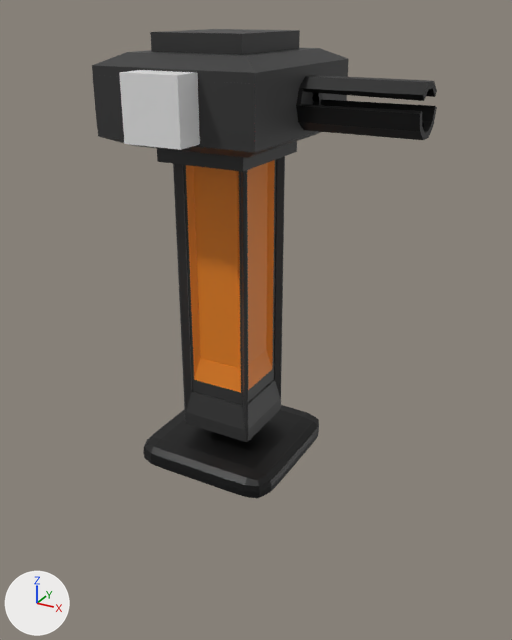
The FBX model Assets/EnemyModels/SecurityBot/SecurityRBot.fbx, before and after one commit.
Both versions are drawn from a 50 mm lens placed at (2.22, -3.71, 2.13), pointed at (0.24, -0.11, 0.33). Every picture has the same lights, and +X, +Y and +Z are marked at lower left. Where no turn or scale is listed for an object, it has been applied to the vertices.

The first picture shows 'Body', 'RailGun', 'Wheels'.
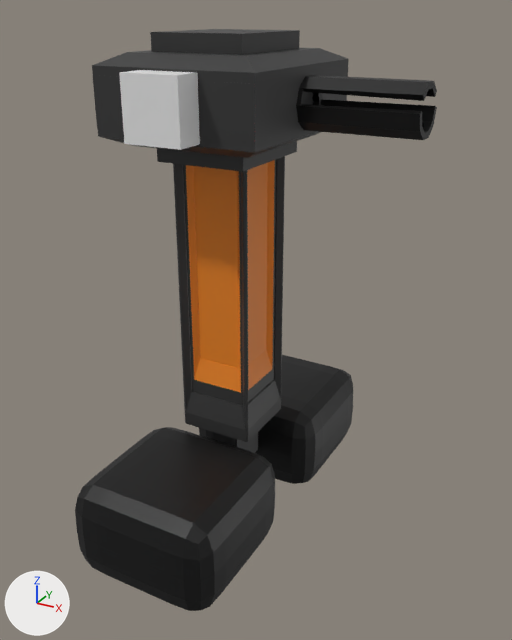
Pixel boxes (x1, y1, x2, y2) of what changed, in the pictures (512 x 640 px):
'Wheels', moved, rescaled: before (143, 405, 319, 498); after (75, 427, 275, 611)
'Wheels.001', added (black): after (199, 355, 353, 484)
'Cube', added: after (239, 432, 258, 453)

The change in detail:
Material 'Material.006' (mat_material_006) is new.
Its base color is (0.0, 0.0, 0.0) (black #000000).
Mesh me_mesh_001 is new.
It has 258 vertices, 256 faces and spans x -1.0..1.0, y -1.0..1.0, z -1.0..1.0.
It uses material mat_material_006 (black #000000).
Mesh me_cube_002 is new.
It is a box spanning x -0.088..0.088, y -0.376..0.376, z -0.098..0.098.
It uses material mat_material_001 (black #313131).
Object 'Wheels' (ob_wheels) moves from (0.0, 0.0, -0.682) to (0.0, -0.696, -0.836).
Object 'Wheels' (ob_wheels) is rescaled from (-0.5, -0.5, -0.0931) to (-0.5, -0.5, -0.325).
Object 'Wheels.001' (ob_wheels_001) is new; it shows me_mesh_001.
Its location is (0.0, 0.692, -0.836).
Its rotation in degrees is (0, 0, -180).
Its scale is (-0.5, -0.5, -0.325).
Object 'Cube' (ob_cube) is new; it shows me_cube_002.
Its location is (0.0, -0.002, -0.767).
